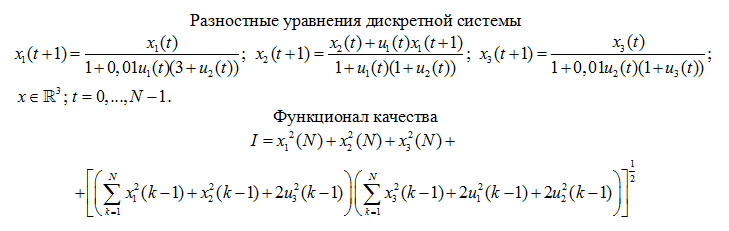
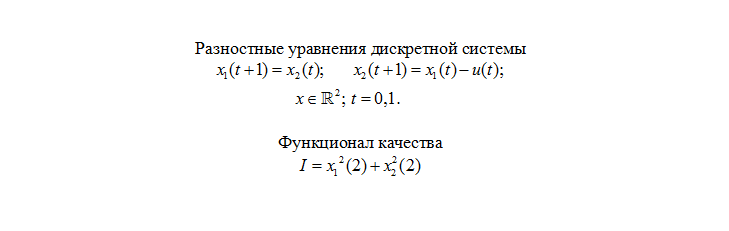
Comparing the layer stacks of the two 729×231 images. Changes:
added layer "Layer 7" above "Layer 6" over [73,19,681,217]
added layer "Layer 6" above "Layer 5" over [170,35,573,216]
added layer "Layer 5" above "Layer 3" over [175,35,567,198]
hid "Layer 3" over [14,14,712,217]
showed "Layer 1" over [184,42,551,198]
hid "2" over [14,14,712,217]
